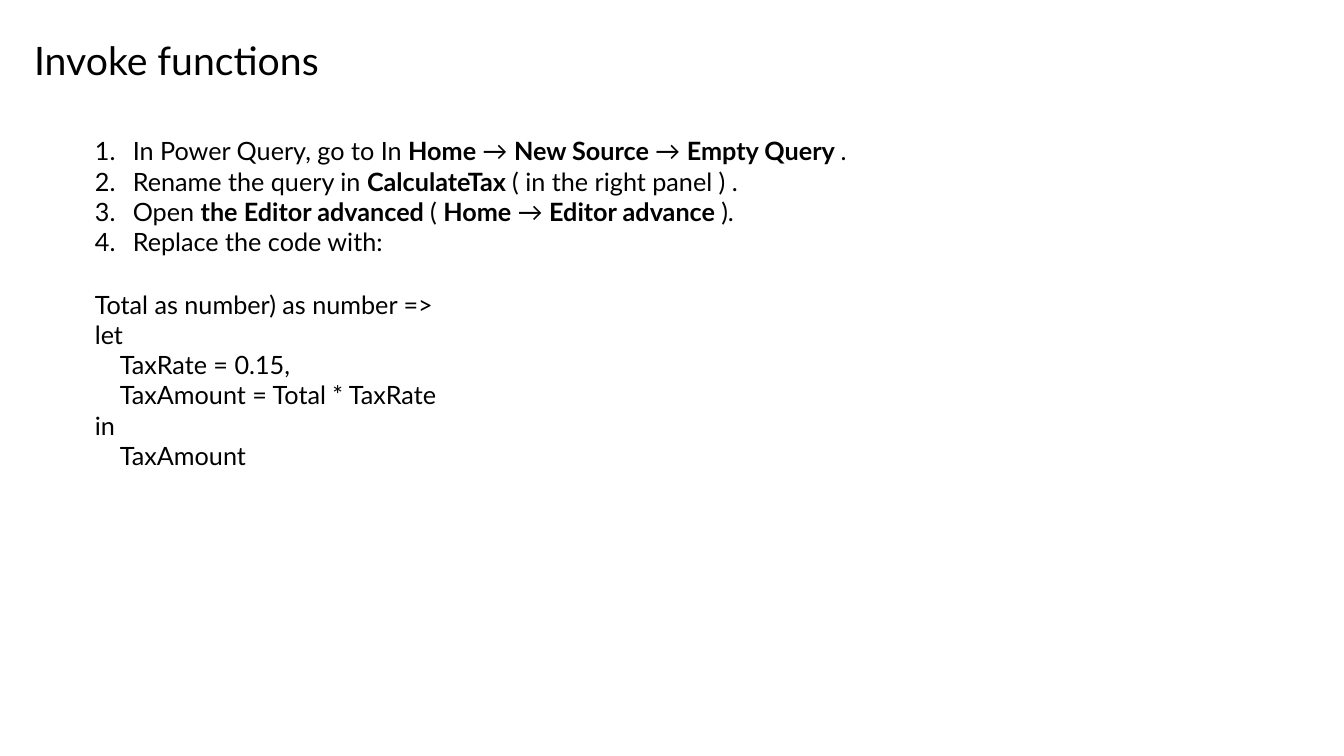
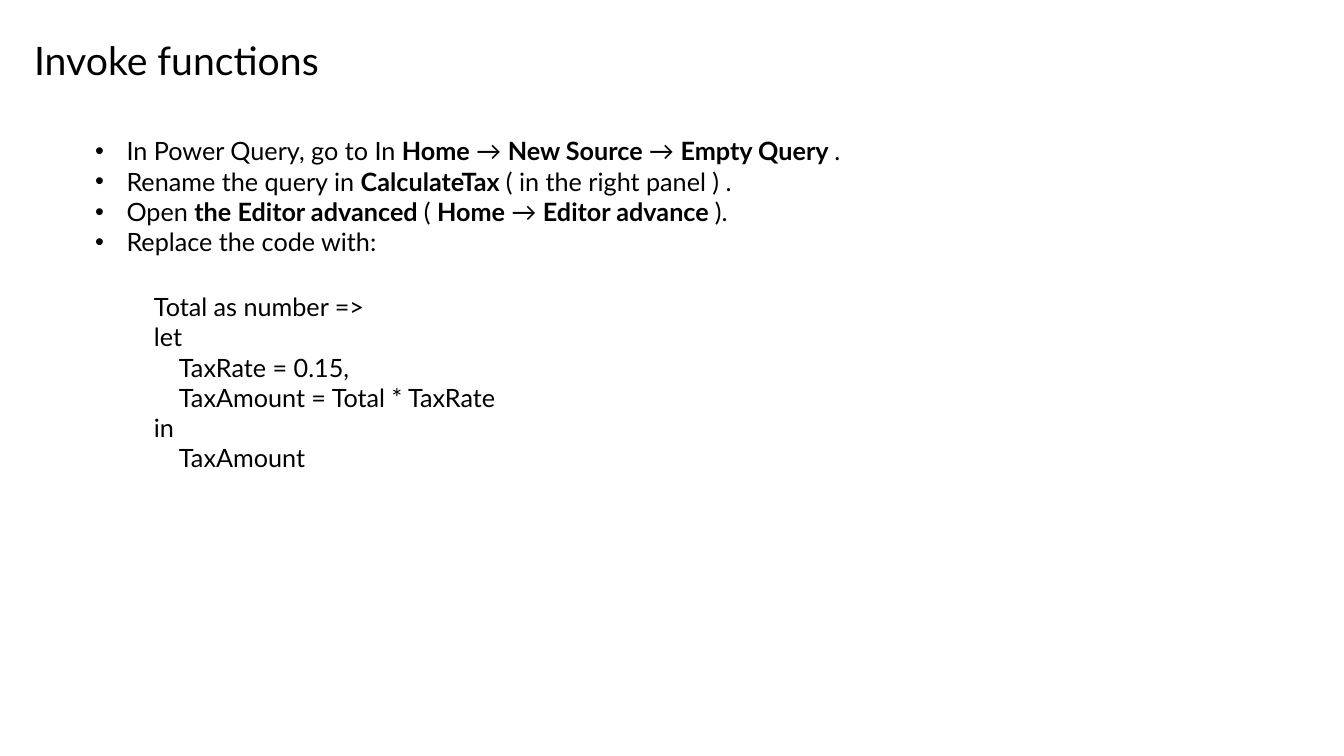
Before and after one commit to bejaouibechir/PowerBI, a slide deck: slide 3 of English/2.Preparing data/7.Invoke function.pptx. Drawn at 1344x756 pixels with LibreOffice and Linux fonts; fonts in the diff are those of the drawing. Boxes give left, top, right and bottom in pixels: in the first picture for what was removed or moved away, otherwise in the second. Text is boxed around its words. In the diff, an @@ line names an element or a change of style, - is before the commit and + after.

```diff
--- a/English/2.Preparing data/7.Invoke function.pptx
+++ b/English/2.Preparing data/7.Invoke function.pptx
@@ text "In Power Query, go to ..." at (127,141,829,256): bullet 1. to • @@
@@ text "Total as number =>": place and size @@
-text "Total as number =>" at (95,294,436,466)
+text "Total as number =>" at (154,297,495,468)
@@ text at (154,297,329,317): text changed @@
-Total as number) as number =>
+Total as number =>
```
Also in this commit, not shown: 1 other slide changed, 3 other files.
